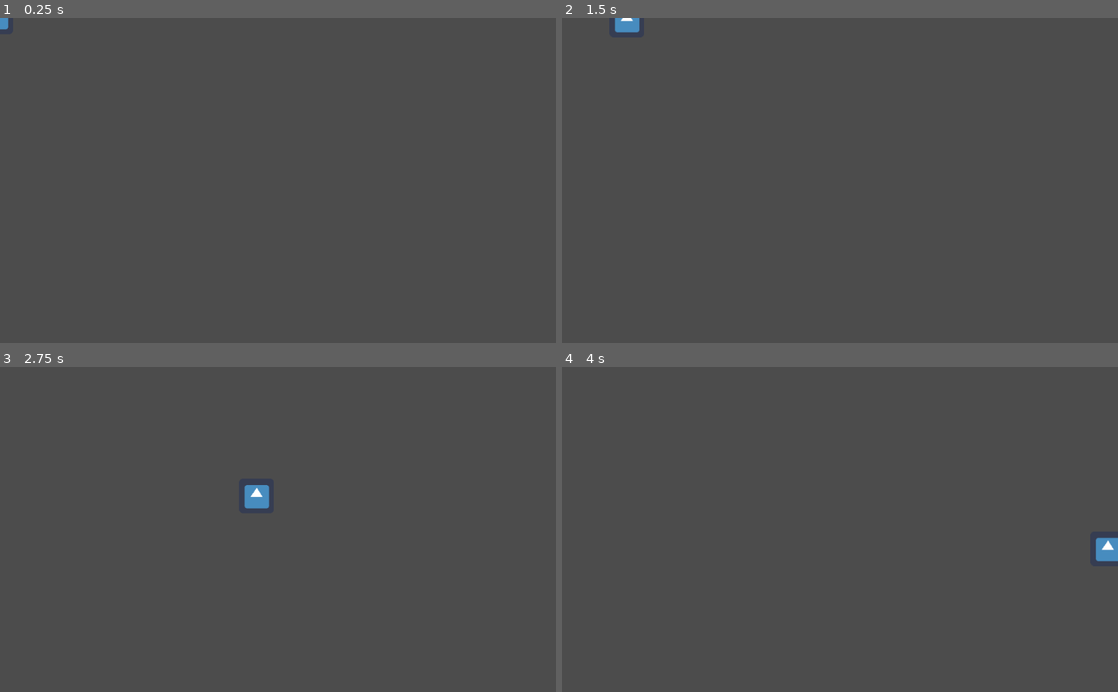
Above: before the commit, frames 1-4 (two rows, left to right).
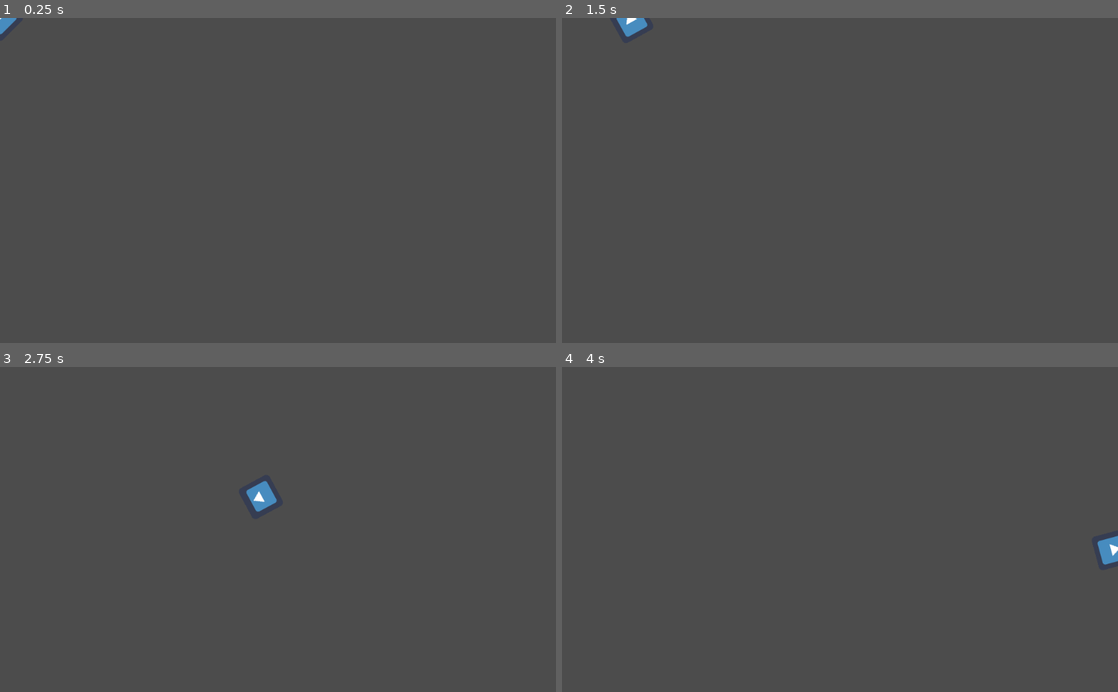
Above: after the commit, the same moments.

Repository: jakubvf/pekelna-rezba
Game: Godot game, scene res://CharacterTest/KinematicBodpllly2D.tscn
Two runs of this game, one before a commit and one after it. Both use one fixed random seed, a clock stepped at 60 frames per second and the inputs below. This scene is started directly instead of the project's main scene. The engine's default icon, where the game draws it, is replaced by a stand-in: a white triangle on a blue panel in a dark square.
Inputs (mouse positions are in pixels of both pictures, inside the frame that each line leads up to):
- Up to frame 1 (0.25 s): no input
- Up to frame 2 (1.5 s): tap Enter at 0.5 s; move the mouse to (962, 164) at 0.52 s; hold D (right) 0.53-1.28 s; move the mouse to (728, 196) at 1.27 s; hold S (down) from 1.28 s (still down)
- Up to frame 3 (2.75 s): move the mouse to (333, 458) at 2.02 s; release S (down) at 2.03 s; hold D (right) from 2.03 s (still down)
- Up to frame 4 (4 s): move the mouse to (812, 594) at 2.77 s; release D (right) at 2.78 s; hold W (up) 2.78-3.53 s; move the mouse to (1006, 578) at 3.52 s; hold A (left) from 3.53 s (still down)

The runs differ from the first frame. In frame 1, less than 0.1% of the frame differs, in the area x 0-3%, y 0-6%; in frame 2, 0.1%; in frame 3, 0.2%, in the area x 43-50%, y 35-45%; in frame 4, 0.2%.

Commit message:
CharacterTest: character look_at's mouse

Diff:
--- a/CharacterTest/KinematicBodpllly2D.tscn
+++ b/CharacterTest/KinematicBodpllly2D.tscn
@@ -62,7 +62,7 @@
 shape = SubResource( 1 )
 
 [node name="Sprite" type="Sprite" parent="."]
-position = Vector2( -8, -2 )
+rotation = -1.57079
 texture = ExtResource( 2 )
 
 [node name="AnimationPlayer" type="AnimationPlayer" parent="."]
--- a/CharacterTest/movaemement.gd
+++ b/CharacterTest/movaemement.gd
@@ -1,19 +1,23 @@
 extends KinematicBody2D
 
-var velocity : Vector2
 export var speed : float
 
+var velocity : Vector2
+
 func _process(delta):
-	var dir = Vector2.ZERO
+	var frame_movement_direction = Vector2.ZERO
 	if Input.is_action_pressed("up"):
-		dir.y -= speed
+		frame_movement_direction.y -= speed
 	if Input.is_action_pressed("down"):
-		dir.y += speed
+		frame_movement_direction.y += speed
 	if Input.is_action_pressed("left"):
-		dir.x -= speed
+		frame_movement_direction.x -= speed
 	if Input.is_action_pressed("right"):
-		dir.x += speed
-	velocity += dir.normalized() * speed
+		frame_movement_direction.x += speed
+	velocity += frame_movement_direction.normalized() * speed
+
+	look_at(get_global_mouse_position())
+
 
 
 func _physics_process(delta):
